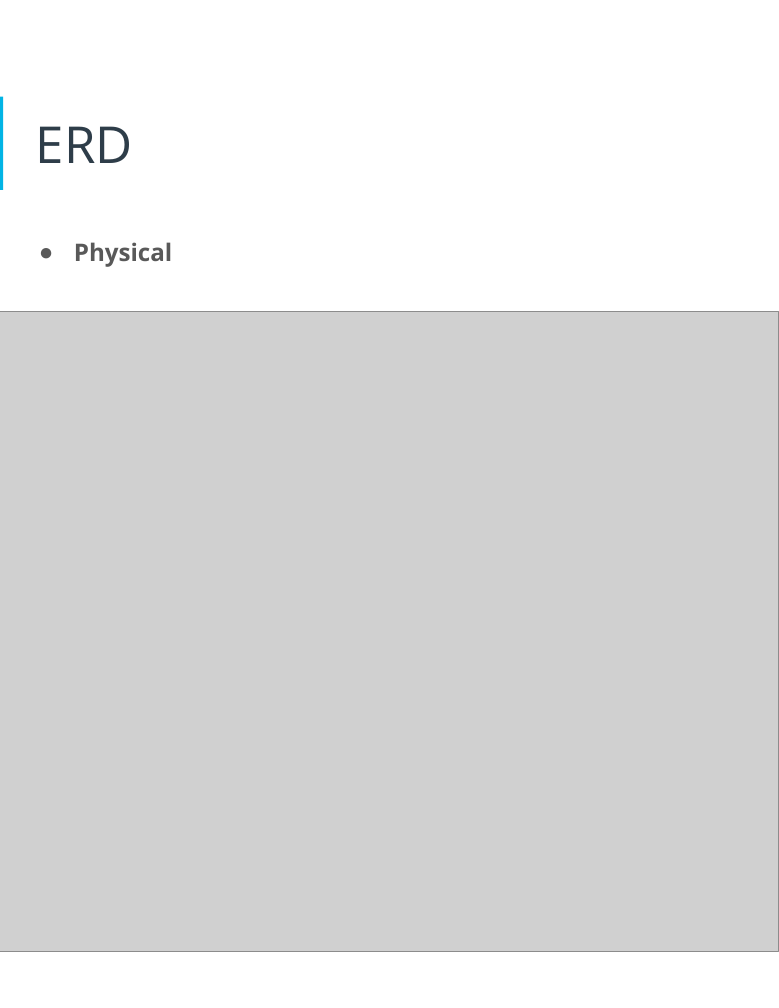
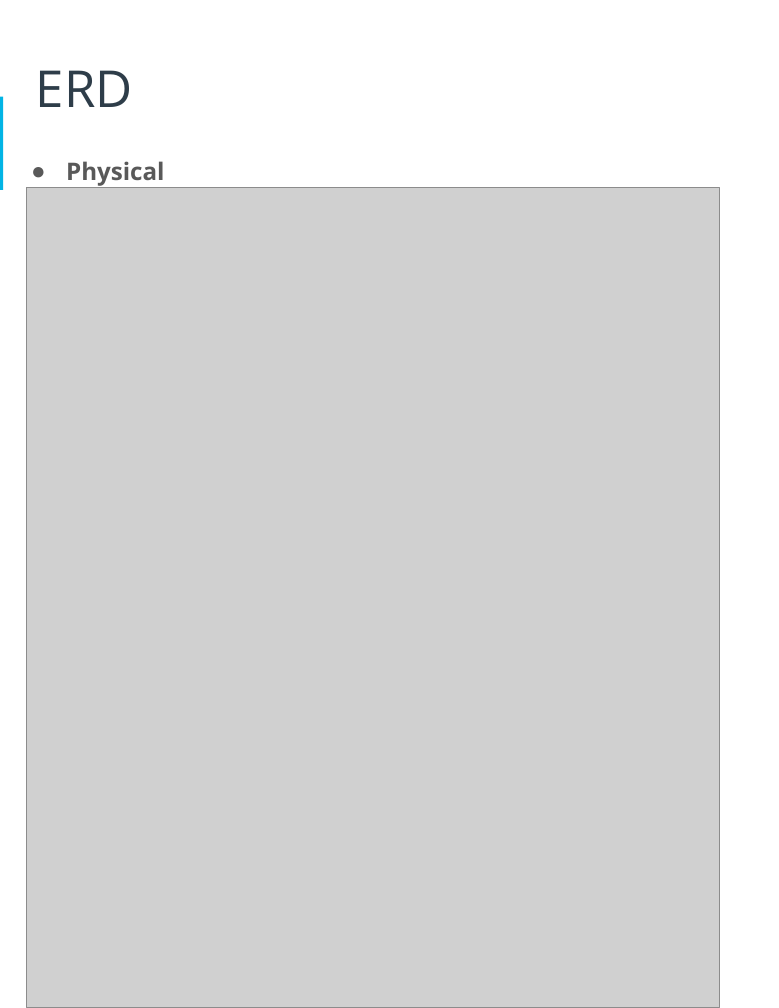
Before and after one commit to mattssll/udacity_data_architect, a slide deck: slide 12 of 1.Design_HR_DB_Pgresql/Mateus_Presentation_HRSystem.pptx. Drawn at 779x1008 pixels with LibreOffice and Linux fonts; fonts in the diff are those of the drawing; grey boxes stand for pictures. Boxes give left, top, right and bottom in pixels: in the first picture for what was removed or moved away, otherwise in the second. Text is boxed around its words. In the diff, an @@ line names an element or a change of style, - is before the commit and + after.

```diff
--- a/1.Design_HR_DB_Pgresql/Mateus_Presentation_HRSystem.pptx
+++ b/1.Design_HR_DB_Pgresql/Mateus_Presentation_HRSystem.pptx
@@ title "ERD": place and size @@
-title "ERD" at [36,126,133,163]
+title "ERD" at [36,70,133,107]
@@ text "Physical": place and size @@
-text "Physical" at [74,242,172,267]
+text "Physical" at [66,161,164,186]
@@ picture: place and size @@
-picture at [0,312,779,951]
+picture at [27,187,719,1008]
```
Also in this commit, not shown: 6 other slides changed, 2 other files.
